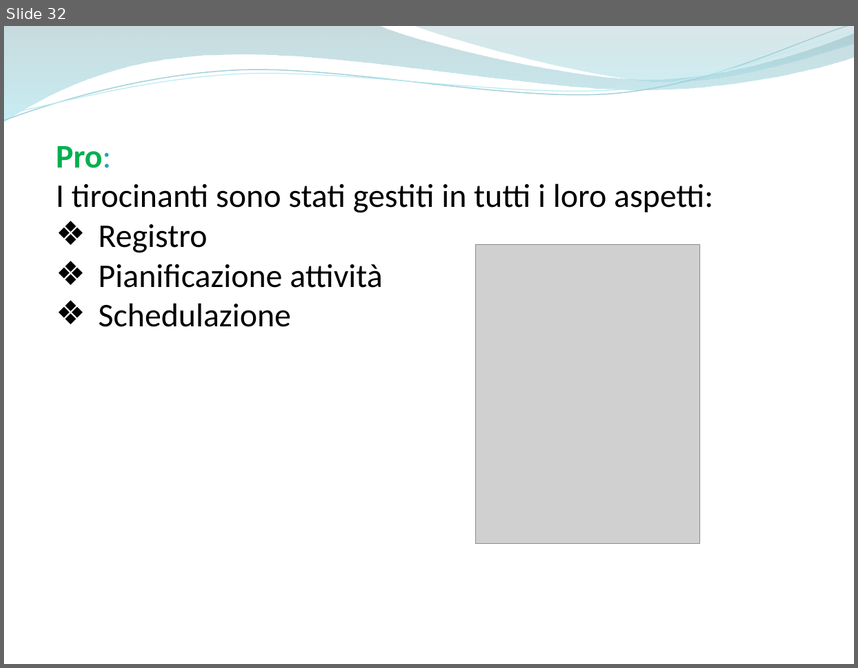
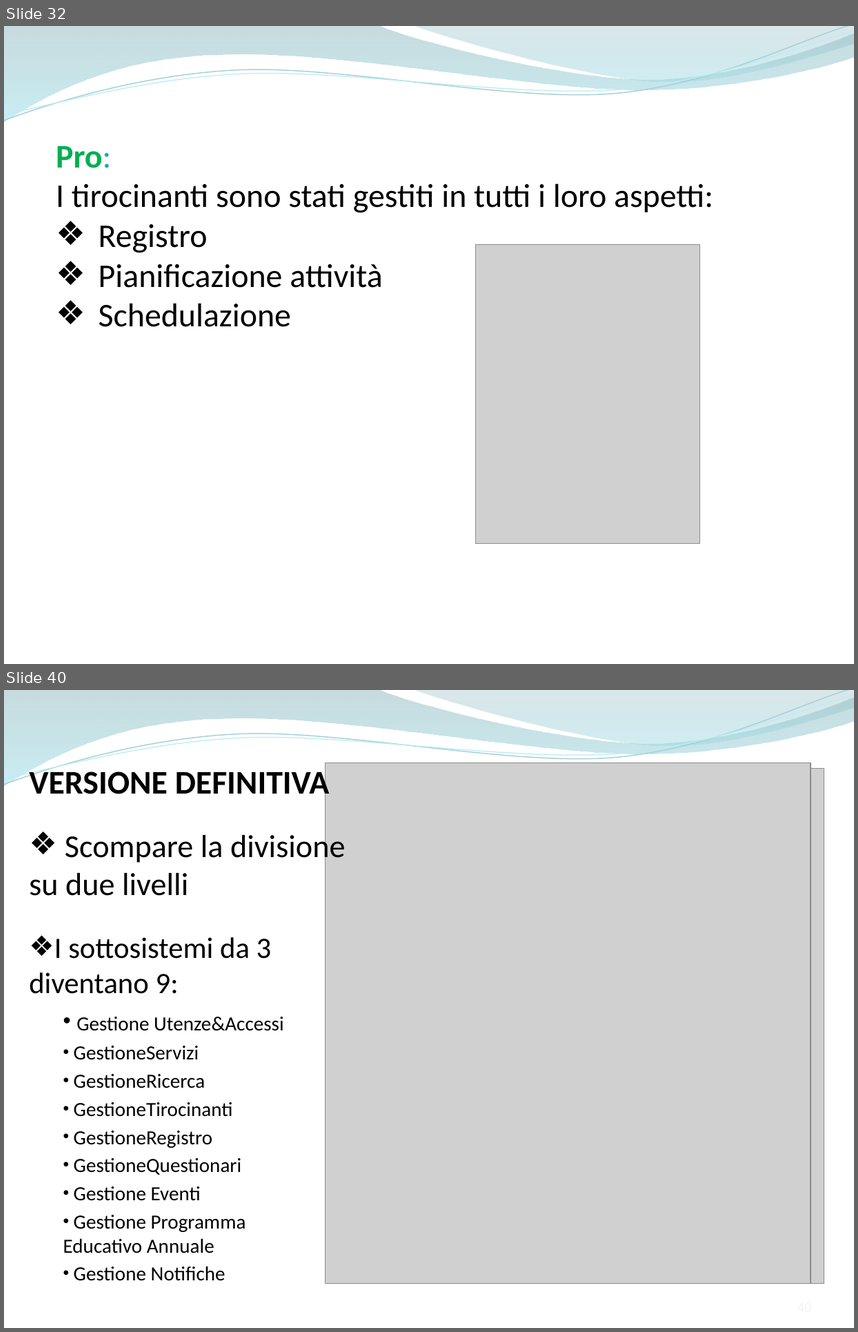
Before and after one commit to ammirate/at-silo, a slide deck: Presentazione/Atsilo2/Atsilo_M_PresentazioneFinale.pptx. Shown one above the other, each under a label of ours: slide 32 before the commit, slides 32 and 40 after it; the slides between them are not shown. The pictures are 858x668 and 858x1332 pixels, drawn with LibreOffice and Linux fonts; fonts in the diff are those of the drawing; grey boxes stand for pictures. Boxes give left, top, right and bottom in pixels: in the first picture for what was removed or moved away, otherwise in the second. Text is boxed around its words. In the diff, an @@ line names an element or a change of style, - is before the commit and + after.

```diff
--- a/Presentazione/Atsilo2/Atsilo_M_PresentazioneFinale.pptx
+++ b/Presentazione/Atsilo2/Atsilo_M_PresentazioneFinale.pptx
@@ slide 40 added at bbox=[4, 690, 854, 1328], background #FFFFFF; not listed: 4 template elements that a slide beside it also shows @@
@@ text added at bbox=[29, 766, 346, 896], 27 pt, text #000000 @@
+VERSIONE DEFINITIVA
+❖ Scompare la divisione su due livelli
@@ picture added at bbox=[326, 762, 811, 1283] @@
@@ picture added at bbox=[342, 768, 824, 1283] @@
@@ text added at bbox=[29, 937, 284, 1281], 17 pt, text #000000 @@
+❖ I sottosistemi da 3 diventano 9:
+  • Gestione Utenze&Accessi
+  • GestioneServizi
+  • GestioneRicerca
+  • GestioneTirocinanti
+  • GestioneRegistro
+  • GestioneQuestionari
+  • Gestione Eventi
+  • Gestione Programma Educativo Annuale
+  • Gestione Notifiche
```
Also in this commit, not shown: 7 slides changed, 8 other slides added, 1 slide removed.
